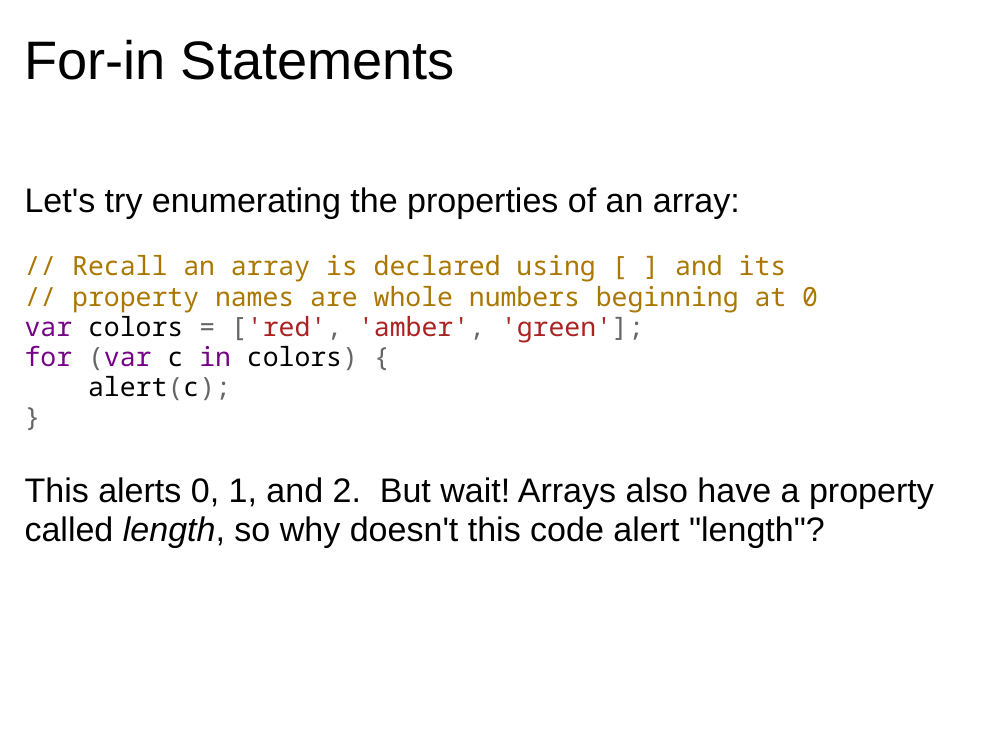
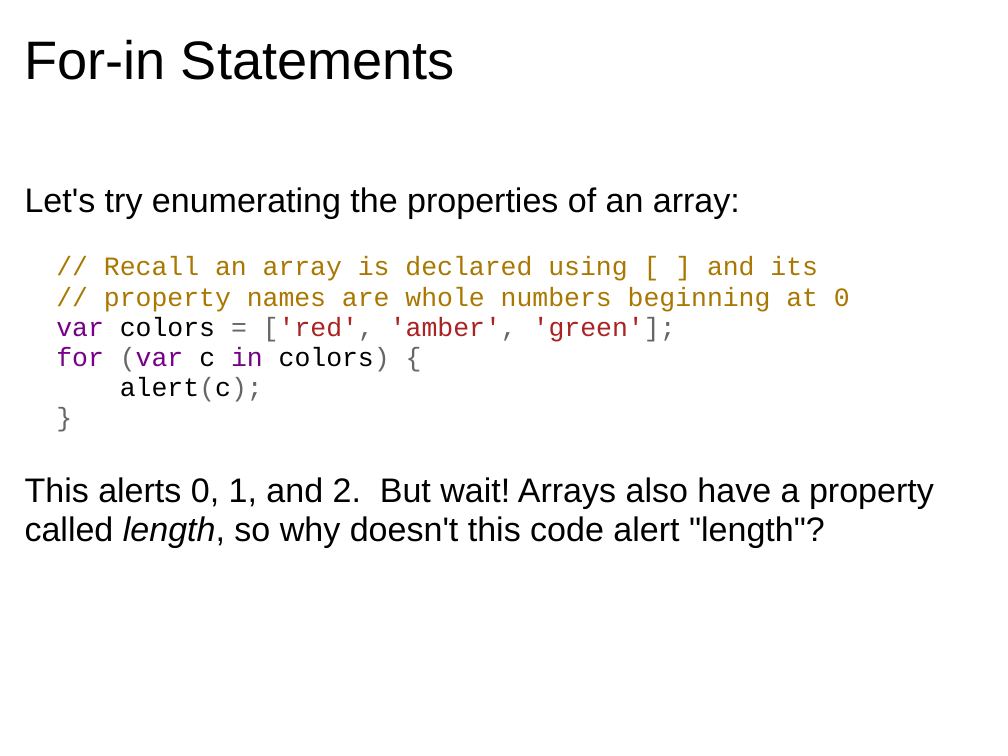
Before and after one commit to dondi/javascript-book, a slide deck: slide 27 of presentations/Chapter_4_Presentation.ppt. Drawn at 1008x756 pixels with LibreOffice and Linux fonts; fonts in the diff are those of the drawing; background and template pictures are left out. Boxes give left, top, right and bottom in pixels: in the first picture for what was removed or moved away, otherwise in the second. Text is boxed around its words. In the diff, an @@ line names an element or a change of style, - is before the commit and + after.

```diff
--- a/presentations/Chapter_4_Presentation.ppt
+++ b/presentations/Chapter_4_Presentation.ppt
@@ text at [56, 257, 850, 402]: font Noto Sans Mono to Courier New in "// Recall an array is declared using ...", "// property names are whole numbers beginning ...", "var colors = ['red', 'amber', 'green'];", "for (var c in colors) {" and 2 more places @@
```
Also in this commit, not shown: 16 other slides changed, 4 slides added, 4 slides removed, 3 other files.
